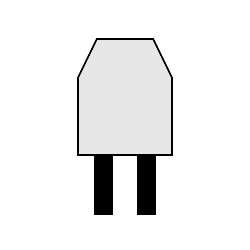
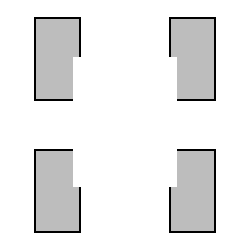
Comparing the layer stacks of the two (250, 250) images. Changes:
hid "Warstwa #7", painted on it over [77, 38, 173, 215]
showed "Warstwa #1", moved it above "Warstwa #3" over [34, 17, 216, 233]
showed "Warstwa #3" over [36, 19, 214, 231]
